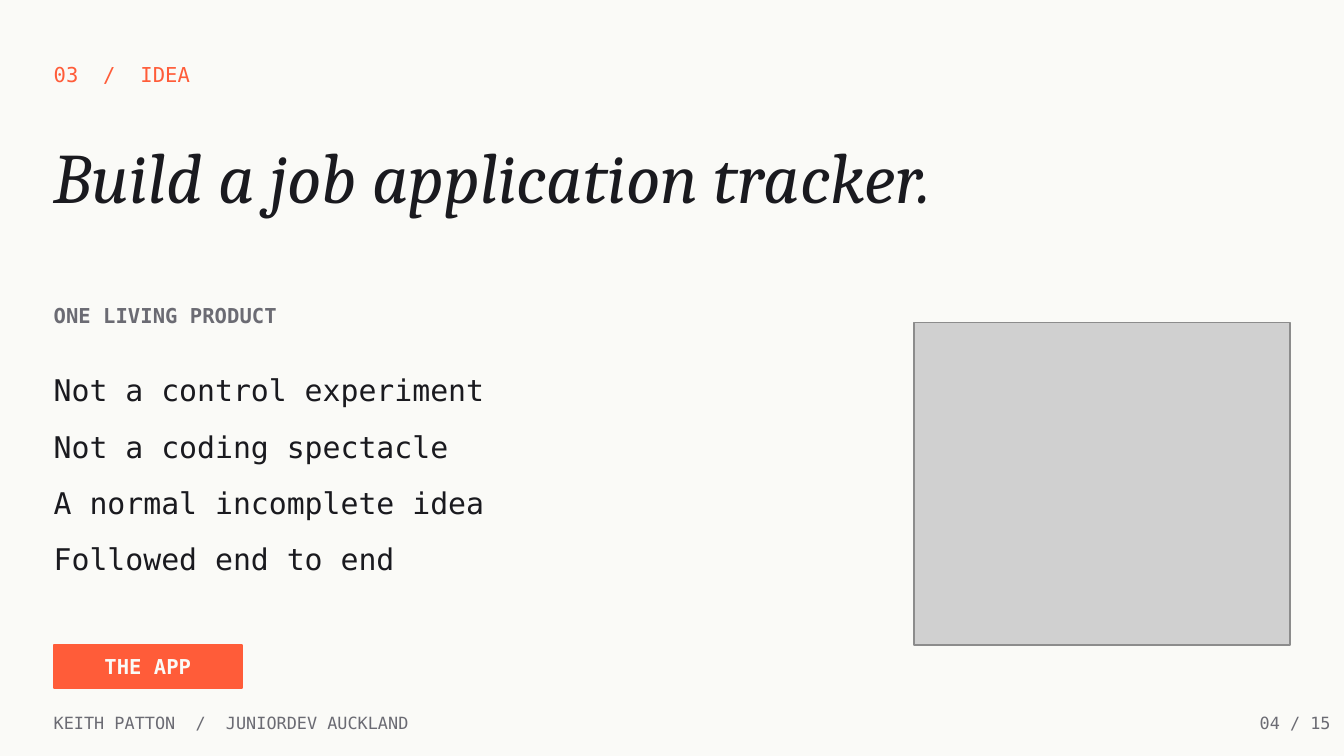
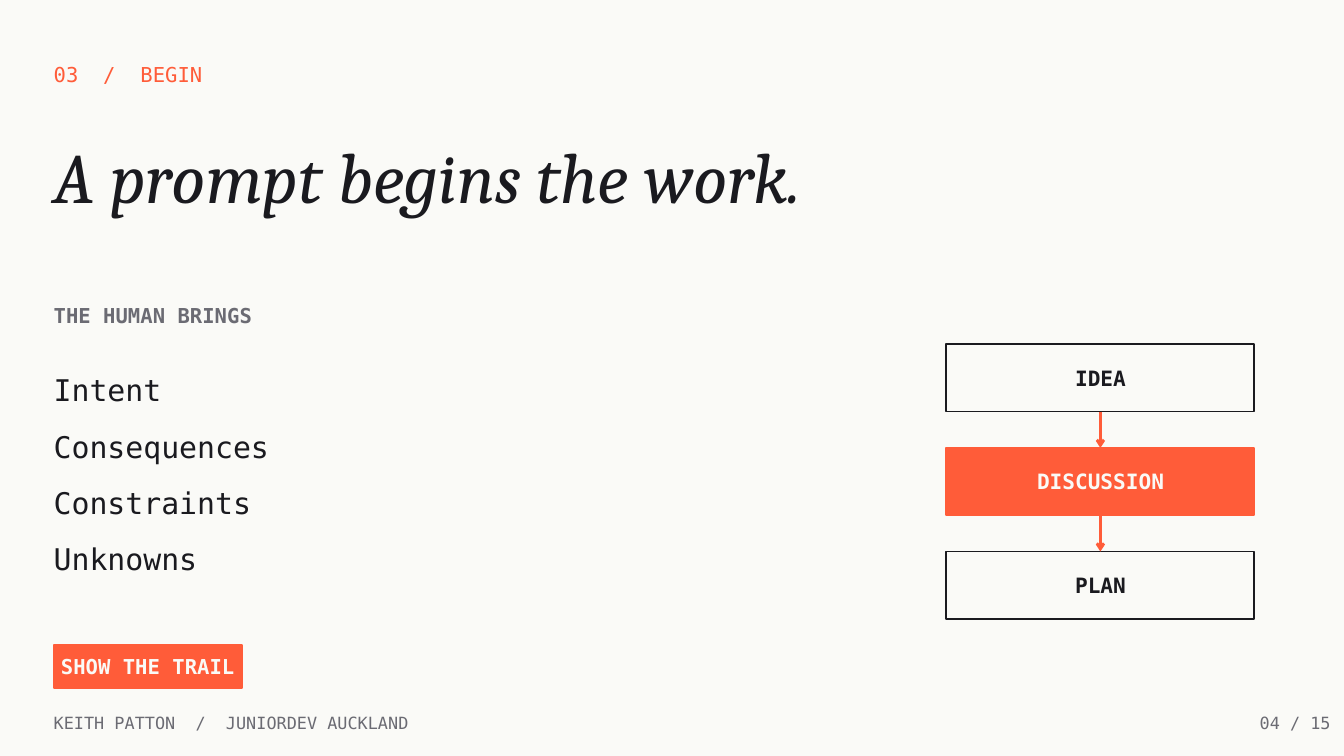
Before and after one commit to keithpatton/junior-dev-agentic-demo, a slide deck: slide 4 of presentation/Beyond-the-Prompt-JuniorDev.pptx. Drawn at 1344x756 pixels with LibreOffice and Linux fonts; fonts in the diff are those of the drawing; grey boxes stand for pictures. Boxes give left, top, right and bottom in pixels: in the first picture for what was removed or moved away, otherwise in the second. Text is boxed around its words. In the diff, an @@ line names an element or a change of style, - is before the commit and + after.

```diff
--- a/presentation/Beyond-the-Prompt-JuniorDev.pptx
+++ b/presentation/Beyond-the-Prompt-JuniorDev.pptx
@@ text at (x1=54, y1=66, x2=202, y2=83): text changed @@
-03 / IDEA
+03 / BEGIN
@@ text at (x1=54, y1=153, x2=801, y2=218): text changed @@
-Build a job application tracker.
+A prompt begins the work.
@@ text at (x1=54, y1=308, x2=252, y2=323): text changed @@
-ONE LIVING PRODUCT
+THE HUMAN BRINGS
@@ picture removed at (x1=914, y1=323, x2=1290, y2=645) @@
@@ rectangle added at (x1=946, y1=344, x2=1254, y2=411), fill #FAFAF7, outline #1A1A1F 1 pt, 11.2 pt, text #1A1A1F, bold @@
+IDEA
@@ text at (x1=54, y1=379, x2=162, y2=402): text changed @@
-Not a control experiment
+Intent
@@ arrow added from (1101, 411) to (1101, 448), #FF5C39 1.5 pt @@
@@ text at (x1=54, y1=436, x2=269, y2=464): text changed @@
-Not a coding spectacle
+Consequences
@@ rectangle added at (x1=946, y1=448, x2=1254, y2=515), fill #FF5C39, outline #FF5C39 1 pt, 11.2 pt, text #FAFAF7, bold @@
+DISCUSSION
@@ text at (x1=54, y1=491, x2=251, y2=515): text changed @@
-A normal incomplete idea
+Constraints
@@ arrow added from (1101, 515) to (1101, 551), #FF5C39 1.5 pt @@
@@ text at (x1=54, y1=547, x2=197, y2=571): text changed @@
-Followed end to end
+Unknowns
@@ rectangle added at (x1=946, y1=551, x2=1254, y2=618), fill #FAFAF7, outline #1A1A1F 1 pt, 11.2 pt, text #1A1A1F, bold @@
+PLAN
@@ text at (x1=61, y1=658, x2=234, y2=675): text changed @@
-THE APP
+SHOW THE TRAIL
```
Also in this commit, not shown: 8 other slides changed, 2 slides added, 2 slides removed, 14 other files.
